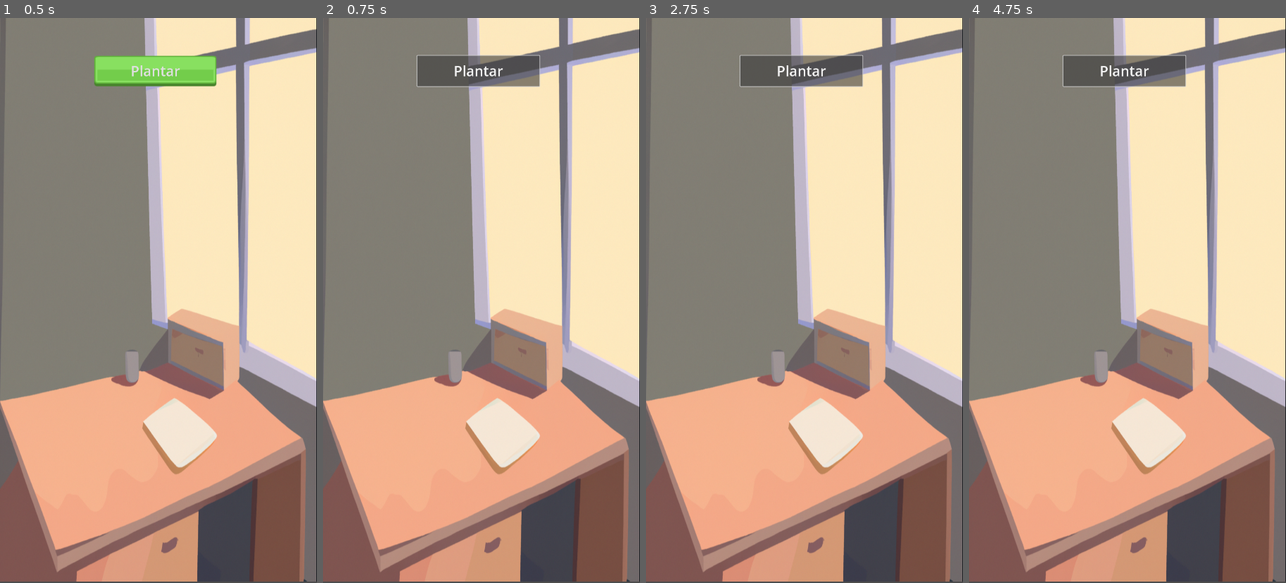
Above: before the commit, frames 1-4 (left to right).
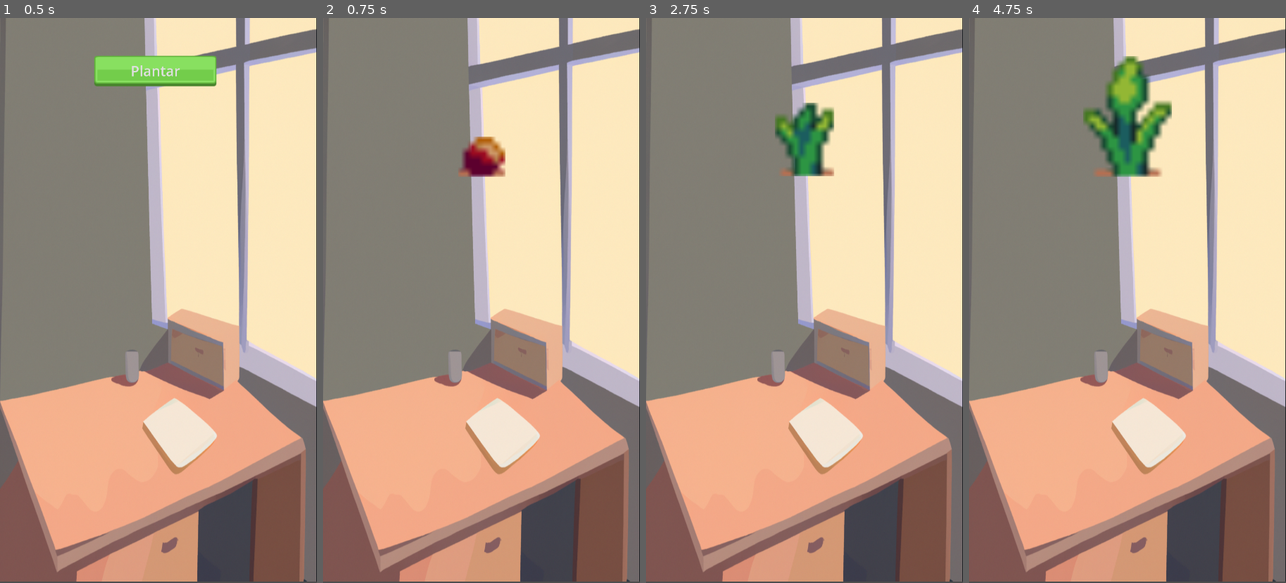
Above: after the commit, the same moments.

Repository: alexrok21/GardenGo
Game: Godot game, scene res://Scenes/main.tscn
The game is run twice, just before and just after one commit, with the same random seed, the same clock (stepped at 60 frames per second) and the same inputs.
Inputs (mouse positions are in pixels of both pictures, inside the frame that each line leads up to):
- Up to frame 1 (0.5 s): no input
- Up to frame 2 (0.75 s): click "Plantar" at 0.5 s
- Up to frame 3 (2.75 s): click (801, 68) at 1.25 s, where only the run before the commit has a clickable "Plantar"; click (801, 68) at 2 s, where only the run before the commit has a clickable "Plantar"
- Up to frame 4 (4.75 s): tap Enter at 3.5 s; tap Space at 4.25 s

Frame 1 is identical in both runs. In frame 2, 3.0% of the frame differs, in the area x 29-69%, y 6-29%; in frame 3, 4.0%; in frame 4, 5.1%.

Commit message:
Añadidos nuevos atributos y correcciones a BlueBell

Diff:
--- /dev/null
+++ b/Plants/Varieties/blue_bell.gd
@@ -0,0 +1,9 @@
+extends "res://Plants/base_plant.gd"
+
+func _ready():
+	seed_yield = 3  # Blue Bell produce más semillas
+	growth_stages = 5  # Tiene más etapas de crecimiento
+	water_tolerance = Vector2(0.4, 0.6)  # Necesita menos agua
+	rarity = 0.2  # Rareza ajustada a un valor entre 0.0 y 1.0
+
+	#Plant._ready()  # Llama explícitamente al método _ready() de la clase base
--- a/Plants/base_plant.gd
+++ b/Plants/base_plant.gd
@@ -2,19 +2,24 @@
 class_name Plant
 
 @export var harvest_ready: bool = false
+@export var growth_stages: int = 4
+@export var time_per_stage: float = 5.0
+@export var water_tolerance: Vector2 = Vector2(0.3, 0.7)
+@export var seed_yield: int = 2
+@export var sunlight_level: float = 0.5
+@export var disease_resistance: float = 0.8
+@export var rarity: float = 0.1  # Probabilidad entre 0.0 (común) y 1.0 (extremadamente rara)
 
 var index = 0
 
 func _ready():
 	$AnimationPlayer.play(str(index))
-	$Timer.start()  # Asegúrate de que el timer comience al iniciar la escena
-	$HarvestButton.visible = false  # Asegúrate de que el botón de cosecha esté oculto inicialmente
+	$Timer.start()
 
 func _on_timer_timeout():
-	if index < 3:
+	if index < growth_stages - 1:
 		index += 1
 		$AnimationPlayer.play(str(index))
 	else:
 		harvest_ready = true
-		$Timer.stop()  # Detenemos el timer al final del ciclo
-		$HarvestButton.visible = true  # Mostramos el botón "Cosechar" cuando la planta está lista
+		$Timer.stop()
--- a/Scenes/main.gd
+++ b/Scenes/main.gd
@@ -16,22 +16,29 @@
 	plant_node.add_child(current_plant)  # Agrega la planta al nodo Plant
 
 	var sprite = $Background/Sprite2D
-	var center_position = sprite.texture.get_size() / 3
+	var center_position = sprite.texture.get_size() / 2
 	current_plant.position = center_position  # Posiciona la planta en el centro
+
+	# Mostrar los atributos de la planta actual
+	print("BlueBell Attributes:")
+	print("Seed yield:", current_plant.seed_yield)
+	print("Growth stages:", current_plant.growth_stages)
+	print("Water tolerance:", current_plant.water_tolerance)
+	print("Rarity:", current_plant.rarity)
 
 func _on_planting_button_pressed():
 	plant_seed()  # Llama a la función que instancia la planta
 	planting_button.visible = false  # Oculta el botón de plantar
 	harvest_button.visible = false  # Asegura que el botón de cosechar esté oculto
 
-func _process(delta):
-	# Verifica si la planta ha terminado su ciclo de crecimiento
-	if current_plant and current_plant.harvest_ready:
-		harvest_button.visible = true  # Muestra el botón "Cosechar"
-
-func _on_HarvestButton_pressed():
+func _on_harvest_button_pressed():
 	if current_plant:
 		current_plant.queue_free()  # Elimina la planta actual
 		current_plant = null  # Limpia la referencia a la planta
 	planting_button.visible = true  # Muestra el botón "Plantar"
 	harvest_button.visible = false  # Oculta el botón "Cosechar"
+
+func _process(_delta):
+	# Verifica si la planta ha terminado su ciclo de crecimiento
+	if current_plant and current_plant.harvest_ready:
+		harvest_button.visible = true  # Muestra el botón "Cosechar"
--- a/Scenes/main.tscn
+++ b/Scenes/main.tscn
@@ -39,6 +39,5 @@
 theme_override_styles/normal = SubResource("StyleBoxTexture_h03nh")
 text = "Cosechar"
 
-[connection signal="pressed" from="PlantingButton" to="." method="_on_button_pressed"]
+[connection signal="pressed" from="PlantingButton" to="." method="_on_planting_button_pressed"]
 [connection signal="pressed" from="HarvestButton" to="." method="_on_harvest_button_pressed"]
-[connection signal="pressed" from="HarvestButton" to="." method="_on_planting_button_pressed"]
